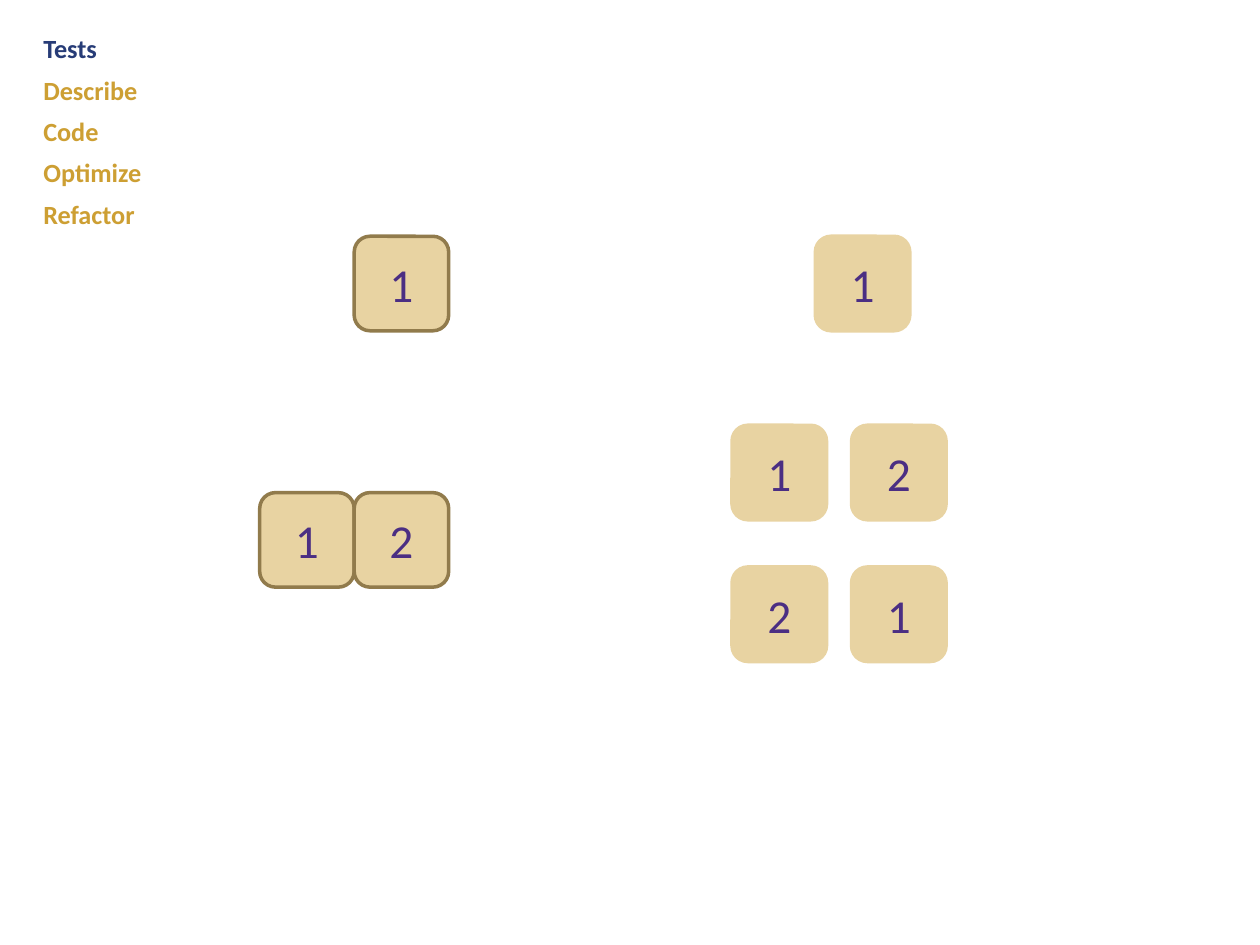
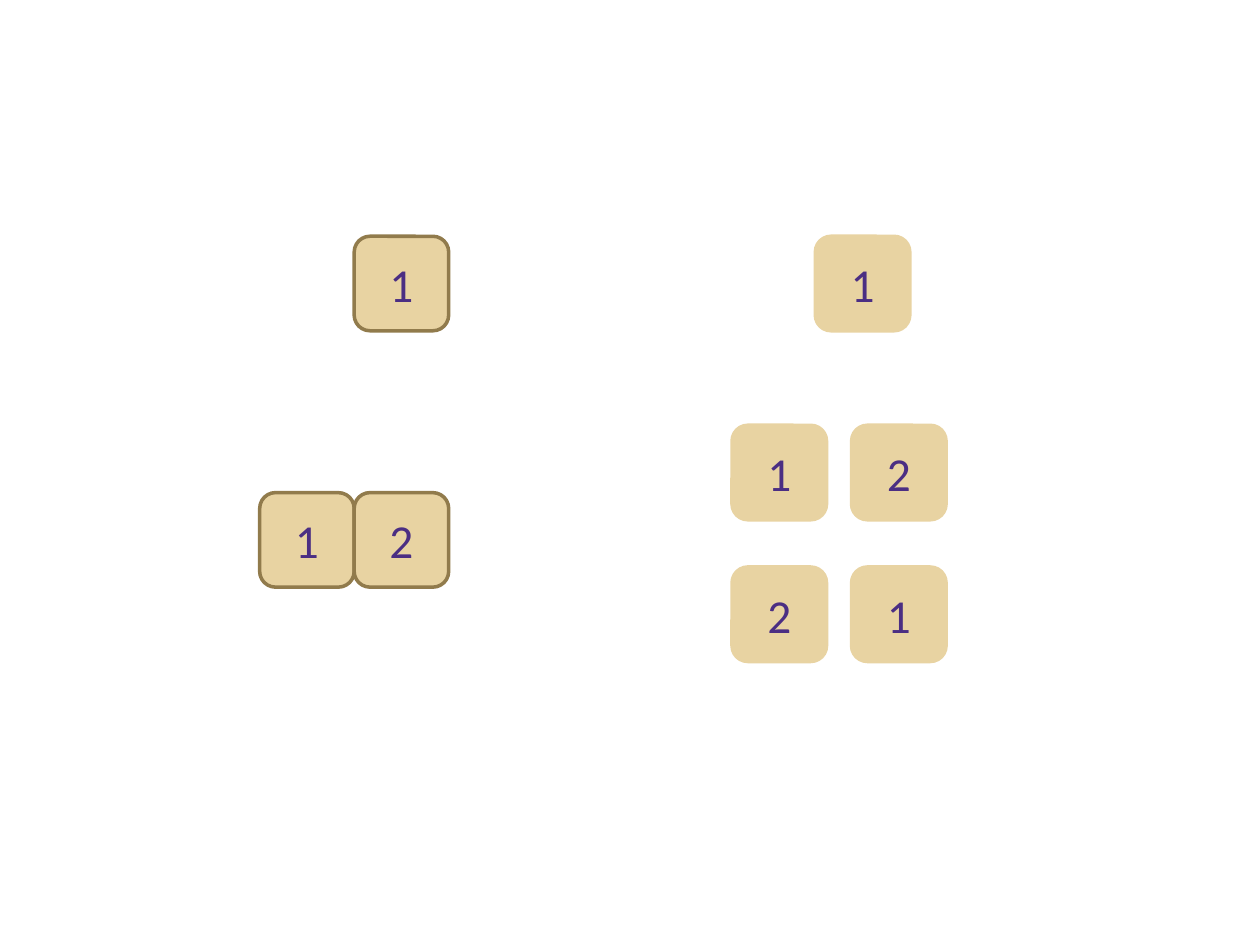
Before and after one commit to Andy-Boraphet/CSS342A-2022-Spring, a slide deck: slide 17 of week_08_backtracking_tree/week_08.pptx (slide 18 before the commit). Drawn at 1260x945 pixels with LibreOffice and Linux fonts; fonts in the diff are those of the drawing. Boxes give left, top, right and bottom in pixels: in the first picture for what was removed or moved away, otherwise in the second. Text is boxed around its words. In the diff, an @@ line names an element or a change of style, - is before the commit and + after.

```diff
--- a/week_08_backtracking_tree/week_08.pptx
+++ b/week_08_backtracking_tree/week_08.pptx
@@ group removed at [43, 41, 141, 224]: 5 texts @@
-Tests
-Describe
-Code
-Optimize
-Refactor
```
Also in this commit, not shown: 6 other slides changed, 2 slides added, 3 slides removed, 5 other files.
